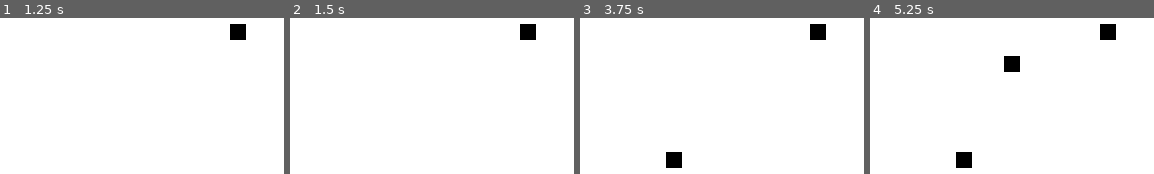
Above: before the commit, frames 1-4 (left to right).
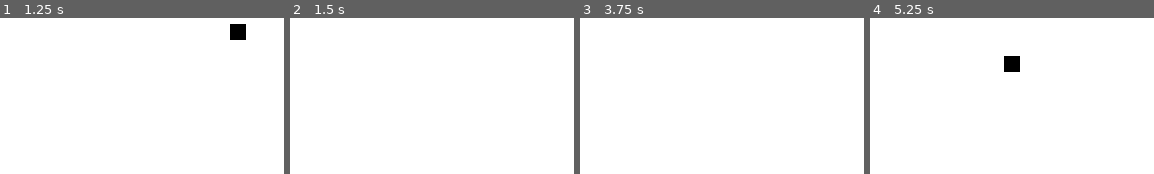
Above: after the commit, the same moments.

Repository: Alexander-Jordan/conways-game-of-life-godot
Game: Godot game, scene res://stages/main/main.tscn
Same seed, same stepped clock (60 frames per second), same inputs: the game is played once before the commit and once after it.
Inputs (mouse positions are in pixels of both pictures, inside the frame that each line leads up to):
- Up to frame 1 (1.25 s): tap Enter at 0.5 s; move the mouse to (230, 30) at 0.52 s; hold Right (step_forward, bound only after the commit) from 0.53 s (still down); hold D (mode_draw) from 0.53 s (still down); click (230, 30) at 0.67 s
- Up to frame 2 (1.5 s): tap Space at 1.25 s; move the mouse to (304, 81) at 1.27 s; release Right (step_forward, bound only after the commit) at 1.28 s; release D (mode_draw) at 1.28 s; hold Left (step_backward, bound only after the commit) from 1.28 s (still down); tap E (mode_erase) at 1.35 s; click (304, 81) at 1.42 s
- Up to frame 3 (3.75 s): tap Enter at 2, 3.5 s; move the mouse to (outside the picture) at 2.02 s; release Left (step_backward, bound only after the commit) at 2.03 s; hold S (mode_select) 2.03-2.78 s; hold Right (step_forward, bound only after the commit) 2.03-3.53 s; click (outside the picture) at 2.17 s; tap Space at 2.75 s; move the mouse to (673, 158) at 2.77 s; tap D (mode_draw) at 2.85 s; click (673, 158) at 2.92 s; move the mouse to (852, 133) at 3.52 s; hold Left (step_backward, bound only after the commit) from 3.53 s (still down); hold E (mode_erase) from 3.53 s (still down); click (852, 133) at 3.67 s
- Up to frame 4 (5.25 s): keep holding Left (step_backward, bound only after the commit); tap Space at 4.25 s; move the mouse to (outside the picture) at 4.27 s; release E (mode_erase) at 4.28 s; tap S (mode_select) at 4.35 s; click (outside the picture) at 4.42 s; move the mouse to (1014, 55) at 5.02 s; hold D (mode_draw) from 5.03 s (still down); click (1014, 55) at 5.17 s

Frame 1 is identical in both runs. In frame 2, 0.6% of the frame differs, in the area x 80-87%, y 3-15%; in frame 3, 1.2%, in the area x 30-87%, y 3-97%; in frame 4, 1.2%.

Commit message:
Add a simulation manager, and implement stepping forward/backward

Diff:
--- a/entities/grid/grid.gd
+++ b/entities/grid/grid.gd
@@ -13,6 +13,18 @@
 func _unhandled_input(event: InputEvent) -> void:
 	if event.is_action_pressed('clear'):
 		clear()
+		var next_step: SimulationStep = SM.step_delete()
+		set_cells(next_step.cells)
+	if event.is_action_pressed('step_backward'):
+		SM.steps[SM.current_step_index].cells = get_used_cells()
+		clear()
+		var next_step: SimulationStep = SM.step_backward()
+		set_cells(next_step.cells)
+	if event.is_action_pressed('step_forward'):
+		SM.steps[SM.current_step_index].cells = get_used_cells()
+		clear()
+		var next_step: SimulationStep = SM.step_forward()
+		set_cells(next_step.cells)
 	if event is InputEventMouseButton:
 		mouse_pressed = event.pressed
 
@@ -23,8 +35,12 @@
 			MM.Mode.DRAW:
 				if get_cell_source_id(cell) != -1:
 					return
-				set_cell(cell, 0, Vector2i(0, 0))
+				set_cells([cell])
 			MM.Mode.ERASE:
 				if get_cell_source_id(cell) == -1:
 					return
 				erase_cell(cell)
+
+func set_cells(cells: Array[Vector2i]) -> void:
+	for c in cells:
+		set_cell(c, 0, Vector2i(0, 0))
--- a/project.godot
+++ b/project.godot
@@ -18,6 +18,7 @@
 [autoload]
 
 MM="*res://utilities/mode_manager/mode_manager.gd"
+SM="*res://utilities/simulation_manager/simulation_manager.gd"
 
 [display]
 
@@ -62,6 +63,16 @@
 "events": [Object(InputEventKey,"resource_local_to_scene":false,"resource_name":"","device":-1,"window_id":0,"alt_press …(192 unchanged characters)…
 ]
 }
+step_backward={
+"deadzone": 0.2,
+"events": [Object(InputEventKey,"resource_local_to_scene":false,"resource_name":"","device":-1,"window_id":0,"alt_pressed":false,"shift_pressed":false,"ctrl_pressed":false,"meta_pressed":false,"pressed":false,"keycode":0,"physical_keycode":4194319,"key_label":0,"unicode":0,"location":0,"echo":false,"script":null)
+]
+}
+step_forward={
+"deadzone": 0.2,
+"events": [Object(InputEventKey,"resource_local_to_scene":false,"resource_name":"","device":-1,"window_id":0,"alt_pressed":false,"shift_pressed":false,"ctrl_pressed":false,"meta_pressed":false,"pressed":false,"keycode":0,"physical_keycode":4194321,"key_label":0,"unicode":0,"location":0,"echo":false,"script":null)
+]
+}
 
 [rendering]
 
--- /dev/null
+++ b/utilities/simulation_manager/simulation_manager.gd
@@ -0,0 +1,37 @@
+class_name SimulationManager extends Node
+
+var current_step_index: int = 0
+var steps: Array[SimulationStep] = [SimulationStep.new()]
+
+func step_delete() -> SimulationStep:
+	if current_step_index == 0:
+		if steps.size() == 1:
+			steps[current_step_index].cells.clear()
+			return steps[current_step_index]
+		steps.remove_at(current_step_index)
+		return steps[current_step_index]
+
+	steps.remove_at(current_step_index)
+	current_step_index -= 1
+	return steps[current_step_index]
+
+func step_backward() -> SimulationStep:
+	var can_create_new_step: bool = !steps[current_step_index].cells.is_empty()
+	current_step_index -= 1
+	if current_step_index < 0:
+		if can_create_new_step:
+			steps.push_front(SimulationStep.new())
+			current_step_index = 0
+		else:
+			current_step_index += 1
+	return steps[current_step_index]
+
+func step_forward() -> SimulationStep:
+	var can_create_new_step: bool = !steps[current_step_index].cells.is_empty()
+	current_step_index += 1
+	if current_step_index > steps.size() - 1:
+		if can_create_new_step:
+			steps.append(SimulationStep.new())
+		else:
+			current_step_index -= 1
+	return steps[current_step_index]
--- /dev/null
+++ b/utilities/simulation_manager/simulation_step.gd
@@ -0,0 +1,3 @@
+class_name SimulationStep extends Resource
+
+@export var cells: Array[Vector2i] = []
Not shown, added: utilities/simulation_manager/simulation_manager.gd.uid
Not shown, added: utilities/simulation_manager/simulation_step.gd.uid
